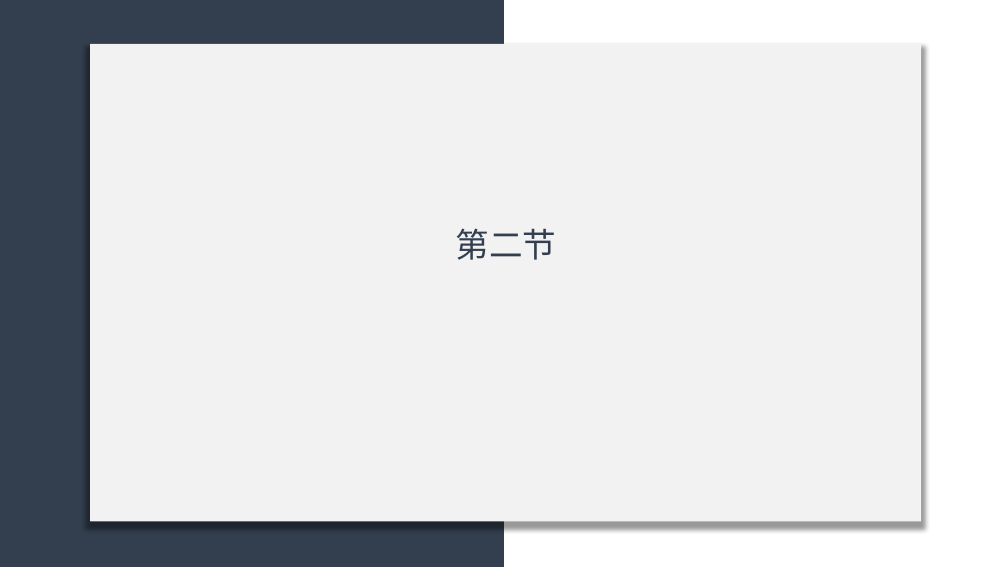
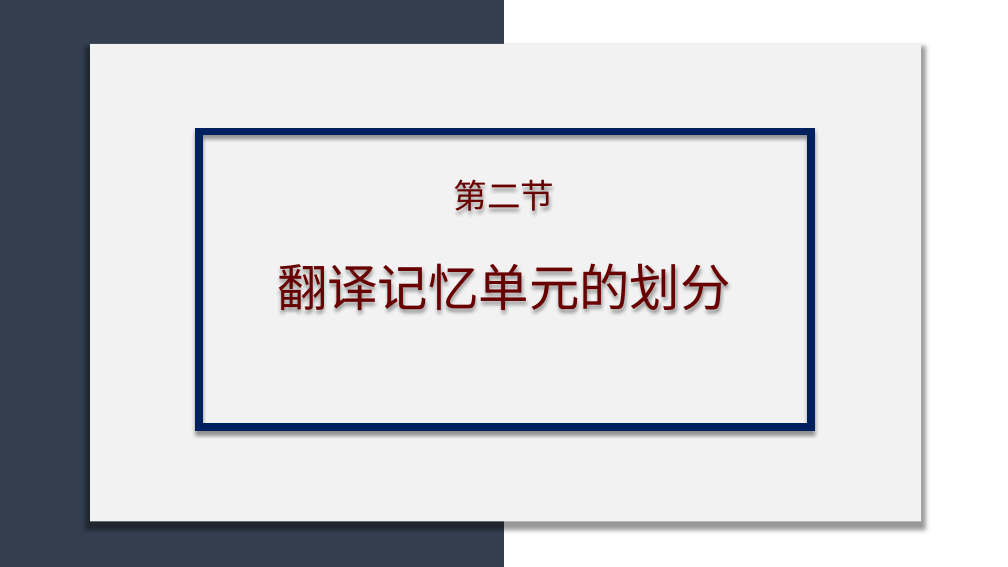
Before and after one commit to licheng0573/RosettaStone, a slide deck: slide 5 of 二组展示_10_24.pptx (slide 7 before the commit). Drawn at 1008x567 pixels with LibreOffice and Linux fonts; fonts in the diff are those of the drawing. Boxes give left, top, right and bottom in pixels: in the first picture for what was removed or moved away, otherwise in the second. Text is boxed around its words. In the diff, an @@ line names an element or a change of style, - is before the commit and + after.

```diff
--- a/二组展示_10_24.pptx
+++ b/二组展示_10_24.pptx
@@ rectangle added at <box>199,132,811,427</box>, outline #002060 7.5 pt @@
@@ text "第二节": place and size @@
-text "第二节" at <box>455,228,556,260</box>
+text "第二节" at <box>277,179,731,313</box>
@@ text at <box>454,179,555,211</box>: text colour #333F50 to #680000 in "第二节"; alignment left to centre @@
@@ text at <box>277,263,731,313</box>: paragraph added @@
+翻译记忆单元的划分
```
Also in this commit, not shown: 9 other slides changed, 10 slides added, 8 slides removed, 2 other files.
